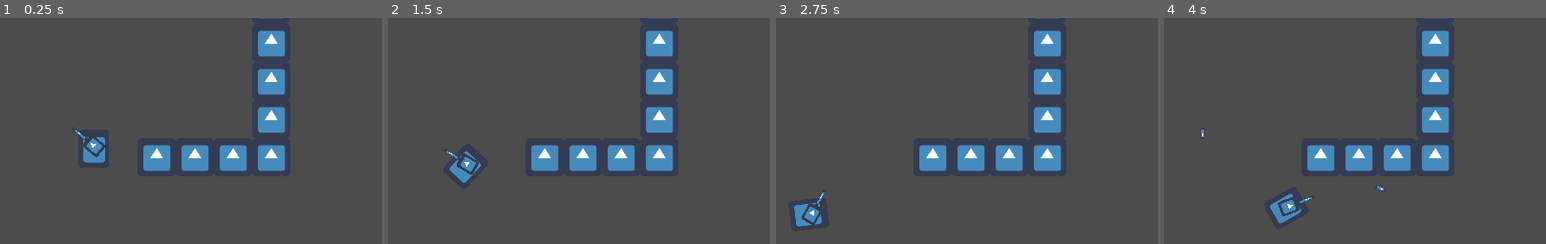
Above: before the commit, frames 1-4 (left to right).
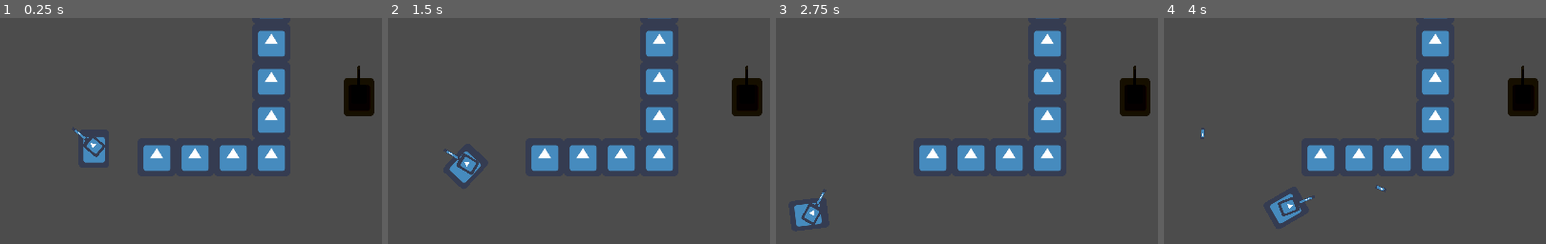
Above: after the commit, the same moments.

Repository: Stefan-Horst/TankGame
Game: Godot game, scene res://main.tscn
Two runs of this game, one before a commit and one after it. Both use one fixed random seed, a clock stepped at 60 frames per second and the inputs below. The engine's default icon, where the game draws it, is replaced by a stand-in: a white triangle on a blue panel in a dark square.
Inputs (mouse positions are % of the whole screen's width and height, from its top left):
- Up to frame 1 (0.25 s): no input
- Up to frame 2 (1.5 s): tap Enter at 0.5 s; move the mouse to (72, 45) at 0.52 s; hold Right (ui_right) 0.53-1.28 s; tap Space (ui_select) at 0.77 s; move the mouse to (30, 55) at 1.27 s; hold Down (ui_down) from 1.28 s (still down)
- Up to frame 3 (2.75 s): tap Space (ui_select) at 1.52 s; move the mouse to (60, 28) at 2.02 s; release Down (ui_down) at 2.03 s; hold Right (ui_right) from 2.03 s (still down)
- Up to frame 4 (4 s): move the mouse to (45, 70) at 2.77 s; release Right (ui_right) at 2.78 s; hold Up (ui_up) 2.78-3.53 s; tap Space (ui_select) at 3.02, 3.77 s; move the mouse to (80, 65) at 3.52 s; hold Left (ui_left) from 3.53 s (still down)
The pictures show only the part of the screen within x 37-87%, y 41-91%; the shares and areas given below are measured in that part.

The runs differ from the first frame. In frame 1, 1.4% of the frame differs, in the area x 90-98%, y 21-44%; in frame 2, 1.4%; in frame 3, 1.4%; in frame 4, 1.4%.

Commit message:
Added killable NPC
Added the npc node which disappears when hit with projectile.

Diff:
--- /dev/null
+++ b/entities/npc/npc.gd
@@ -0,0 +1,25 @@
+extends KinematicBody2D
+
+signal shoot_projectile(projectile, location, direction)
+signal destroyed()
+
+# value 0 makes tank steer in same direction no matter if it is going forwards or backwards
+# value 1 makes it steer in opposite direction when going backwards
+var backwards_steering_mode = 0
+var speed = 200
+var angular_speed = 1
+
+var Projectile = preload("res://entities/weapons/projectile.tscn")
+
+onready var turret = $SpriteTurret
+onready var projectile_pos = turret.get_node("SpriteGun/PosProjectile")
+
+# _physics_process is computed in fixed intervals, which is required for accurate
+# computation of move_and_slide()
+func _physics_process(delta):
+	pass
+
+
+func _on_Npc_destroyed():
+	print("Hit!")
+	queue_free()
--- /dev/null
+++ b/entities/npc/npc.tscn
@@ -0,0 +1,51 @@
+[gd_scene load_steps=7 format=2]
+
+[ext_resource path="res://entities/npc/npc.gd" type="Script" id=1]
+[ext_resource path="res://icon.png" type="Texture" id=2]
+
+[sub_resource type="CanvasItemMaterial" id=2]
+blend_mode = 2
+
+[sub_resource type="RectangleShape2D" id=1]
+extents = Vector2( 32, 32 )
+
+[sub_resource type="CanvasItemMaterial" id=3]
+blend_mode = 2
+
+[sub_resource type="CanvasItemMaterial" id=4]
+blend_mode = 2
+
+[node name="Npc" type="KinematicBody2D"]
+collision_layer = 3
+collision_mask = 3
+script = ExtResource( 1 )
+__meta__ = {
+"_edit_group_": true
+}
+
+[node name="SpriteHull" type="Sprite" parent="."]
+material = SubResource( 2 )
+scale = Vector2( 0.8, 1 )
+texture = ExtResource( 2 )
+
+[node name="CollisionShape2D" type="CollisionShape2D" parent="."]
+light_mask = 2
+scale = Vector2( 0.8, 1 )
+shape = SubResource( 1 )
+
+[node name="SpriteTurret" type="Sprite" parent="."]
+material = SubResource( 3 )
+position = Vector2( 0, -5 )
+scale = Vector2( 0.4, 0.5 )
+texture = ExtResource( 2 )
+
+[node name="SpriteGun" type="Sprite" parent="SpriteTurret"]
+material = SubResource( 4 )
+position = Vector2( 0, -62 )
+scale = Vector2( 0.2, 1 )
+texture = ExtResource( 2 )
+
+[node name="PosProjectile" type="Position2D" parent="SpriteTurret/SpriteGun"]
+position = Vector2( 0, -30 )
+
+[connection signal="destroyed" from="." to="." method="_on_Npc_destroyed"]
--- a/entities/weapons/projectile.gd
+++ b/entities/weapons/projectile.gd
@@ -8,6 +8,14 @@
 func _physics_process(_delta):
 	var collision = move_and_collide(velocity)
 	if collision:
+
+		# Collision of projectile with other KinematicBody2D instance
+		# TODO: collision of 2 projectiles? Maybe change enemy to layer 3?
+		if collision.collider.get_class() == "KinematicBody2D":
+			# TODO: use Signals instead?
+			collision.collider._on_Npc_destroyed()
+			queue_free()
+
 		## reflect projectiles that hit walls
 		velocity = velocity.bounce(collision.normal)
 
--- a/main.tscn
+++ b/main.tscn
@@ -1,8 +1,9 @@
-[gd_scene load_steps=4 format=2]
+[gd_scene load_steps=5 format=2]
 
 [ext_resource path="res://entities/player/player.tscn" type="PackedScene" id=1]
 [ext_resource path="res://levels/map_test.tscn" type="PackedScene" id=2]
 [ext_resource path="res://game.gd" type="Script" id=3]
+[ext_resource path="res://entities/npc/npc.tscn" type="PackedScene" id=4]
 
 [node name="Main" type="Node2D"]
 
@@ -16,6 +17,9 @@
 
 [node name="Map" parent="Game" instance=ExtResource( 2 )]
 
+[node name="Npc" parent="Game" instance=ExtResource( 4 )]
+position = Vector2( 1075, 443 )
+
 [node name="UI" type="CanvasLayer" parent="."]
 
 [node name="Screens" type="Control" parent="UI"]
--- a/project.godot
+++ b/project.godot
@@ -63,6 +63,11 @@
  ]
 }
 
+[layer_names]
+
+2d_physics/layer_1="Player"
+2d_physics/layer_2="Enemies"
+
 [mono]
 
 project/assembly_name="TankGame"
